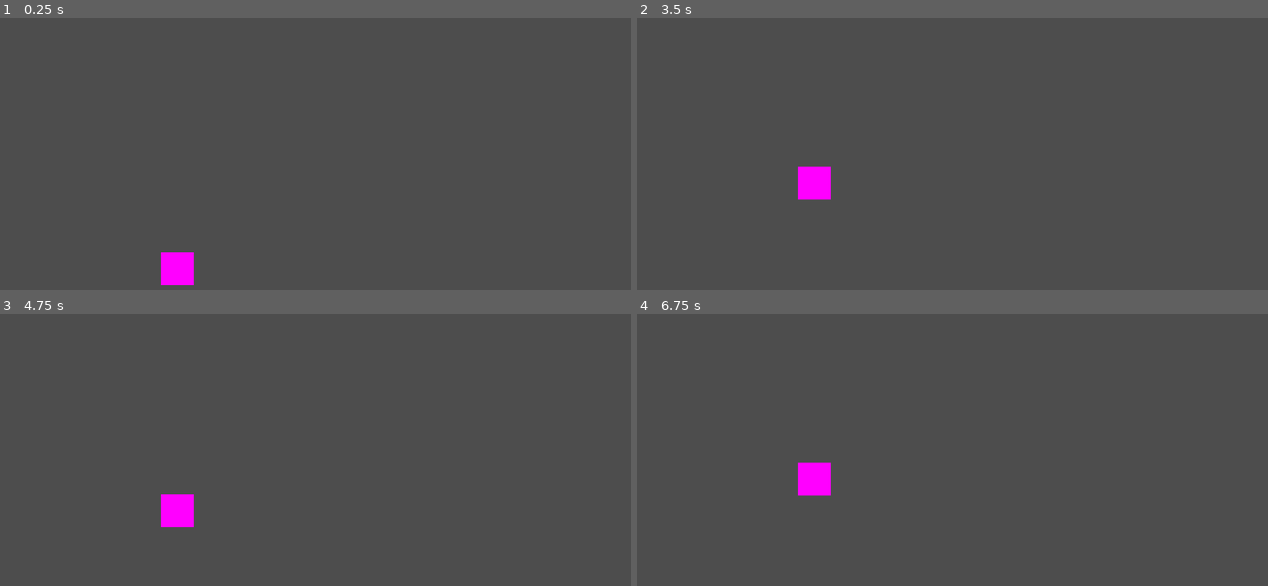
Above: before the commit, frames 1-4 (two rows, left to right).
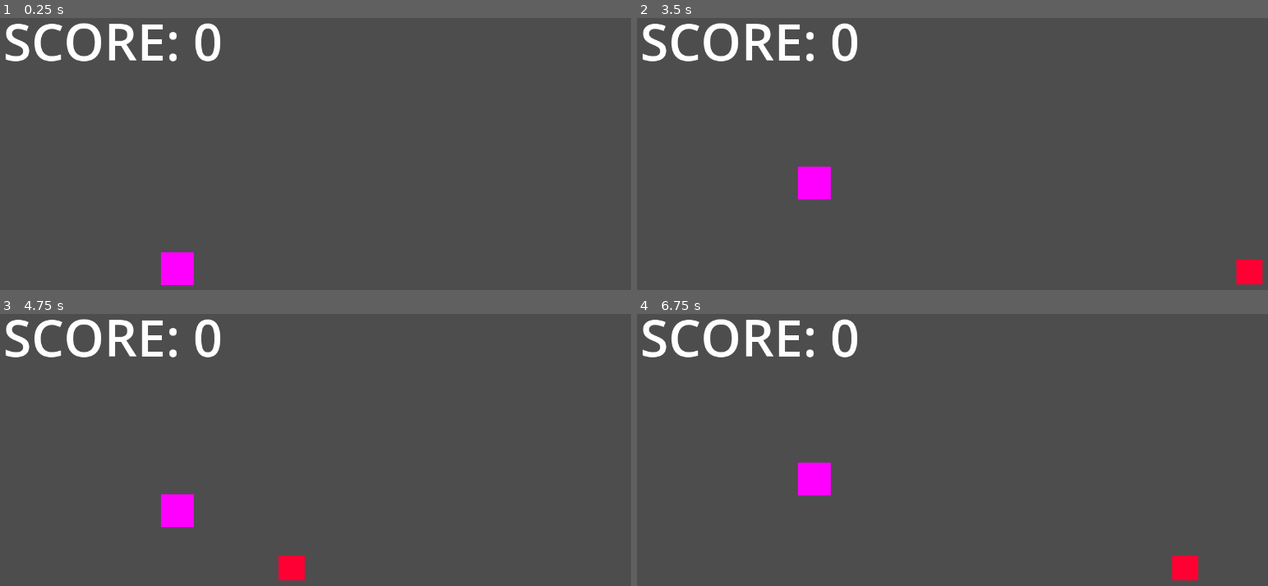
Above: after the commit, the same moments.

Repository: Sondrejk/first_day_at_the_dyrepark
Game: Godot game, scene res://ReddRudolf/ReddRudolf.tscn
The game is run twice, just before and just after one commit, with the same random seed, the same clock (stepped at 60 frames per second) and the same inputs. This scene is started directly instead of the project's main scene.
Inputs:
- Up to frame 1 (0.25 s): no input
- Up to frame 2 (3.5 s): tap Enter at 0.5 s; hold Shift (run) 0.53-1.28 s; hold D (right) 0.53-2.03 s; tap W (up) at 0.77, 1.52, 3.02 s; tap I at 1.35 s; hold A (left) 2.03-2.78 s; tap O at 2.1 s; tap Space at 2.75 s; hold D (right) from 2.78 s (still down); tap Shift (run) at 2.85 s
- Up to frame 3 (4.75 s): tap I at 3.6 s; tap W (up) at 3.77, 4.52 s; release D (right) at 4.28 s; hold A (left) from 4.28 s (still down); tap O at 4.35 s
- Up to frame 4 (6.75 s): release A (left) at 5.03 s; hold D (right) 5.03-5.78 s; hold Shift (run) 5.03-5.78 s; hold A (left) from 5.78 s (still down); tap I at 5.85 s; tap W (up) at 6.02 s; tap O at 6.6 s

The runs differ from the first frame. In frame 1, 1.9% of the frame differs, in the area x 0-35%, y 1-16%; in frame 2, 2.3%, in the area x 0-100%, y 1-98%; in frame 3, 2.2%; in frame 4, 2.2%.
Error after the commit: Invalid call. Nonexistent function 'addscore' in base 'Node2D (ReddRudolfManager.gd)'. (res://ReddRudolf/ReddRudolfObstacle.gd:21)

Commit message:
Added Ggmeplay change in DansMedBjørnen
Changed how the dancing works. Now all dance moves are random
instead of being repeating moves plus one random move

Diff:
--- a/First Day At The Dyrepark/DansMedBjørner/Scripts/DancingBear.gd
+++ b/First Day At The Dyrepark/DansMedBjørner/Scripts/DancingBear.gd
@@ -16,8 +16,9 @@
 
 
 # Function to append a random dance move from the possible ones to the bear dance move list
-func add_random_dance_move():
-	bear_dance_moves.append(possible_dance_moves[randi_range(0, len(possible_dance_moves)-1)])
+func add_random_dance_move(num : int):
+	for i in num:
+		bear_dance_moves.append(possible_dance_moves[randi_range(0, len(possible_dance_moves)-1)])
 
 # Executes a certain move given a list and number
 func execute_move(list_of_moves, num):
@@ -31,7 +32,7 @@
 		frame = 2
 
 func _ready():
-	add_random_dance_move()
+	add_random_dance_move(1)
 
 func _process(delta):
 	if game_manager.is_game_active:
--- a/First Day At The Dyrepark/DansMedBjørner/Scripts/DancingPlayer.gd
+++ b/First Day At The Dyrepark/DansMedBjørner/Scripts/DancingPlayer.gd
@@ -3,6 +3,7 @@
 @onready var bear = $"../DancingBear"	# Connection to the bear node to get the dance info
 @onready var game_manager = $".."
 var player_dance_moves : Array			# Growing array of the players dance moves
+var moves_in_dance : int = 1
 
 func _process(_delta):
 	if game_manager.is_game_active:
@@ -26,7 +27,9 @@
 				if player_dance_moves == bear.bear_dance_moves:
 					player_dance_moves = []
 					bear.player_turn = false
-					bear.add_random_dance_move()
+					bear.bear_dance_moves = []
+					moves_in_dance += 1
+					bear.add_random_dance_move(moves_in_dance)
 					game_manager.add_score(1)
 					game_manager.spawn_particle_explosion(Vector2(0, 250))
 				elif player_dance_moves[-1] != bear.bear_dance_moves[len(player_dance_moves)-1]:
--- a/First Day At The Dyrepark/ReddRudolf/ReddRudolf.tscn
+++ b/First Day At The Dyrepark/ReddRudolf/ReddRudolf.tscn
@@ -1,10 +1,21 @@
-[gd_scene load_steps=4 format=3 uid="uid://hewf6cdwui70"]
+[gd_scene load_steps=7 format=3 uid="uid://hewf6cdwui70"]
 
 [ext_resource type="Script" path="res://ReddRudolf/ReddRudolfManager.gd" id="1_wxx8a"]
 [ext_resource type="PackedScene" uid="uid://byocx3ffwn6ow" path="res://ReddRudolf/ReddRudolfPlayer.tscn" id="2_0m5s8"]
 
 [sub_resource type="RectangleShape2D" id="RectangleShape2D_mrdgh"]
 size = Vector2(1319.5, 20)
+
+[sub_resource type="LabelSettings" id="LabelSettings_7digi"]
+font_size = 100
+
+[sub_resource type="LabelSettings" id="LabelSettings_x8t4e"]
+line_spacing = 0.0
+font_size = 100
+
+[sub_resource type="LabelSettings" id="LabelSettings_c1xfd"]
+line_spacing = 0.0
+font_size = 40
 
 [node name="ReddRudolf" type="Node2D"]
 script = ExtResource("1_wxx8a")
@@ -16,11 +27,59 @@
 position = Vector2(-290, -1)
 
 [node name="ObstacleSpawnTimer" type="Timer" parent="."]
+wait_time = 3.0
+autostart = true
 
-[node name="StaticBody2D" type="StaticBody2D" parent="."]
+[node name="Ground" type="StaticBody2D" parent="."]
 
-[node name="CollisionShape2D" type="CollisionShape2D" parent="StaticBody2D"]
+[node name="CollisionShape2D" type="CollisionShape2D" parent="Ground"]
 position = Vector2(11.25, 53)
 shape = SubResource("RectangleShape2D_mrdgh")
 
+[node name="ScoreText" type="Label" parent="."]
+offset_left = -629.0
+offset_top = -502.0
+offset_right = -202.0
+offset_bottom = -362.0
+text = "SCORE: 0"
+label_settings = SubResource("LabelSettings_7digi")
+metadata/_edit_use_anchors_ = true
+
+[node name="GameOverScreen" type="VBoxContainer" parent="."]
+visible = false
+anchors_preset = 8
+anchor_left = 0.5
+anchor_top = 0.5
+anchor_right = 0.5
+anchor_bottom = 0.5
+offset_left = -287.0
+offset_top = -150.5
+offset_right = 287.0
+offset_bottom = 150.5
+grow_horizontal = 2
+grow_vertical = 2
+
+[node name="GameOverText" type="Label" parent="GameOverScreen"]
+layout_mode = 2
+text = "GAME OVER"
+label_settings = SubResource("LabelSettings_x8t4e")
+
+[node name="GameOverScoreText" type="Label" parent="GameOverScreen"]
+layout_mode = 2
+text = "SCORE: 0"
+label_settings = SubResource("LabelSettings_c1xfd")
+horizontal_alignment = 1
+
+[node name="RestartGame" type="Button" parent="GameOverScreen"]
+layout_mode = 2
+text = "Spill Igjen"
+
+[node name="QuitToDyrehage" type="Button" parent="GameOverScreen"]
+layout_mode = 2
+text = "Til Dyrehagen"
+
+[node name="QuitToMenu" type="Button" parent="GameOverScreen"]
+layout_mode = 2
+text = "Til Hovedmenyen"
+
 [connection signal="timeout" from="ObstacleSpawnTimer" to="." method="_on_obstacle_spawn_timer_timeout"]
--- a/First Day At The Dyrepark/ReddRudolf/ReddRudolfObstacle.gd
+++ b/First Day At The Dyrepark/ReddRudolf/ReddRudolfObstacle.gd
@@ -1,7 +1,11 @@
 extends Area2D
 
-var start_position : Vector2 = Vector2(800, -50)
-var move_speed : float = 100
+var start_position : Vector2 = Vector2(800, 17)
+var move_speed : float = 500
+var given_score : bool = false
+
+@onready var player = $"../ReddRudolfPlayer"
+@onready var game_manager = $".."
 
 
 # Called when the node enters the scene tree for the first time.
@@ -12,3 +16,6 @@
 # Called every frame. 'delta' is the elapsed time since the previous frame.
 func _process(delta):
 	position.x -= move_speed * delta
+	if global_position.x <= player.position.x:
+		given_score = true
+		game_manager.addscore(1)
